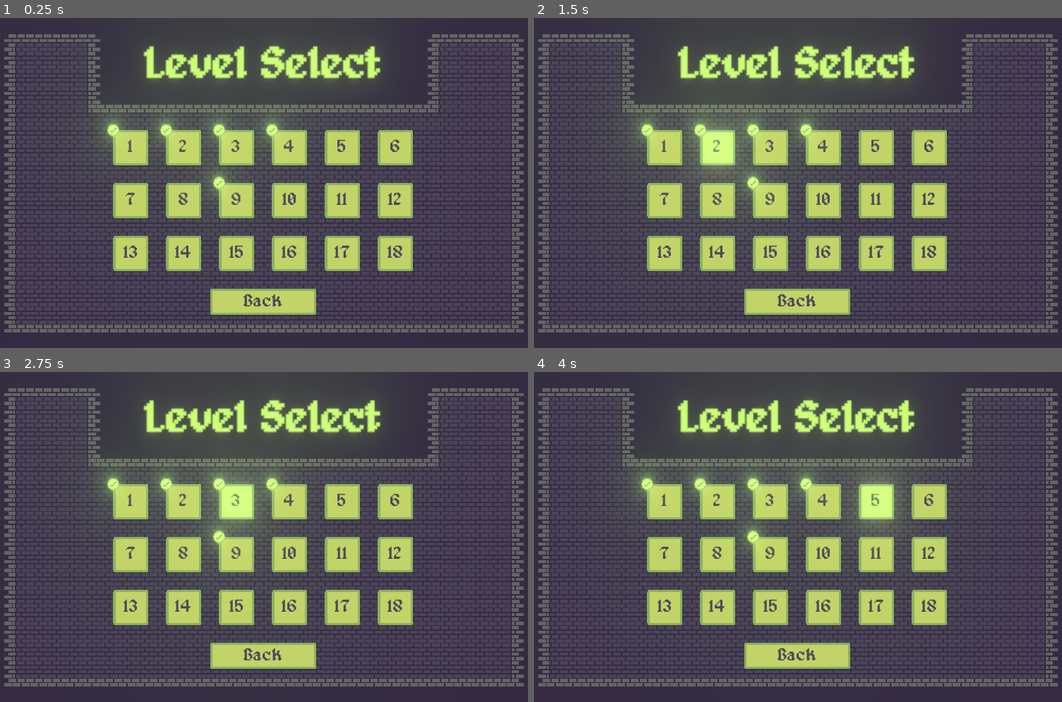
Above: before the commit, frames 1-4 (two rows, left to right).
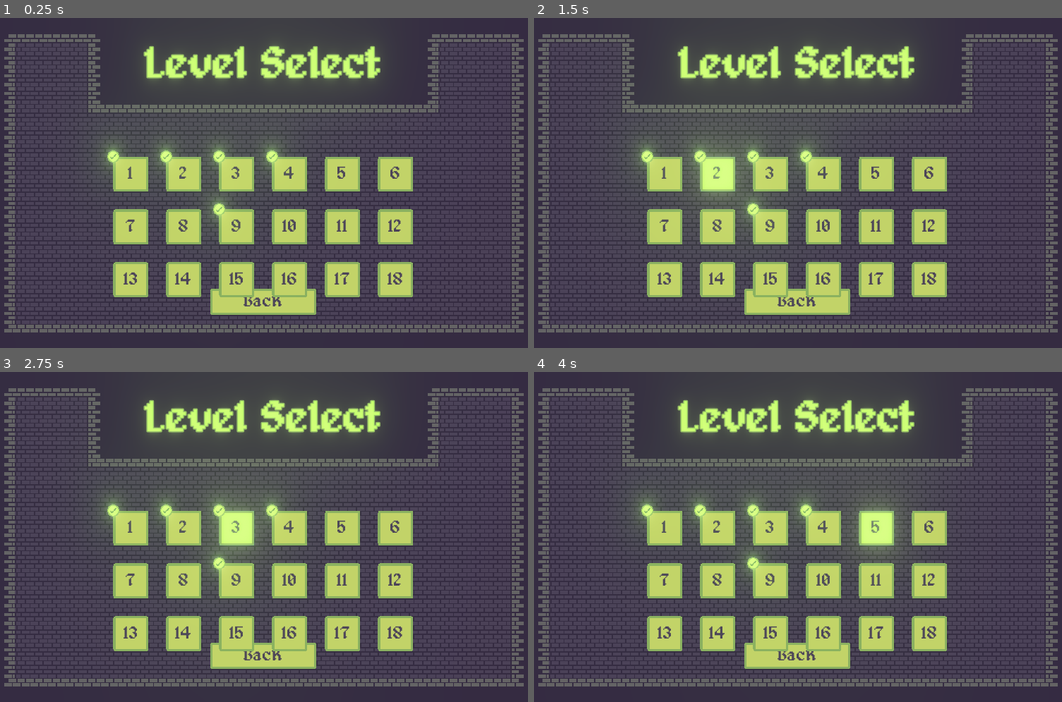
Above: after the commit, the same moments.

Repository: marc-jones/game-off-2022
Game: Godot game, scene res://nodes/scenes/LevelSelect.tscn
Two runs of this game, one before a commit and one after it. Both use one fixed random seed, a clock stepped at 60 frames per second and the inputs below. This scene is started directly instead of the project's main scene.
Inputs:
- Up to frame 1 (0.25 s): no input
- Up to frame 2 (1.5 s): click "1" at 0.5 s; click "2" at 1.25 s
- Up to frame 3 (2.75 s): click "3" at 2 s
- Up to frame 4 (4 s): click "4" at 2.75 s; click "5" at 3.5 s

The runs differ from the first frame. In frame 1, 18% of the frame differs, in the area x 19-79%, y 29-85%; in frame 2, 18%; in frame 3, 18%; in frame 4, 18%.

Commit message:
Level select more realistic

Diff:
--- a/scripts/LevelSelect.gd
+++ b/scripts/LevelSelect.gd
@@ -6,7 +6,7 @@
 var number_of_levels = 18
 var levels_completed = [0, 1, 2, 3, 8]
 
-const BUTTON_START_POS = Vector2(240, 204)
+const BUTTON_START_POS = Vector2(240, 252)
 const BUTTON_SPACING = 96
 const ROW_LENGTH = 6
 
